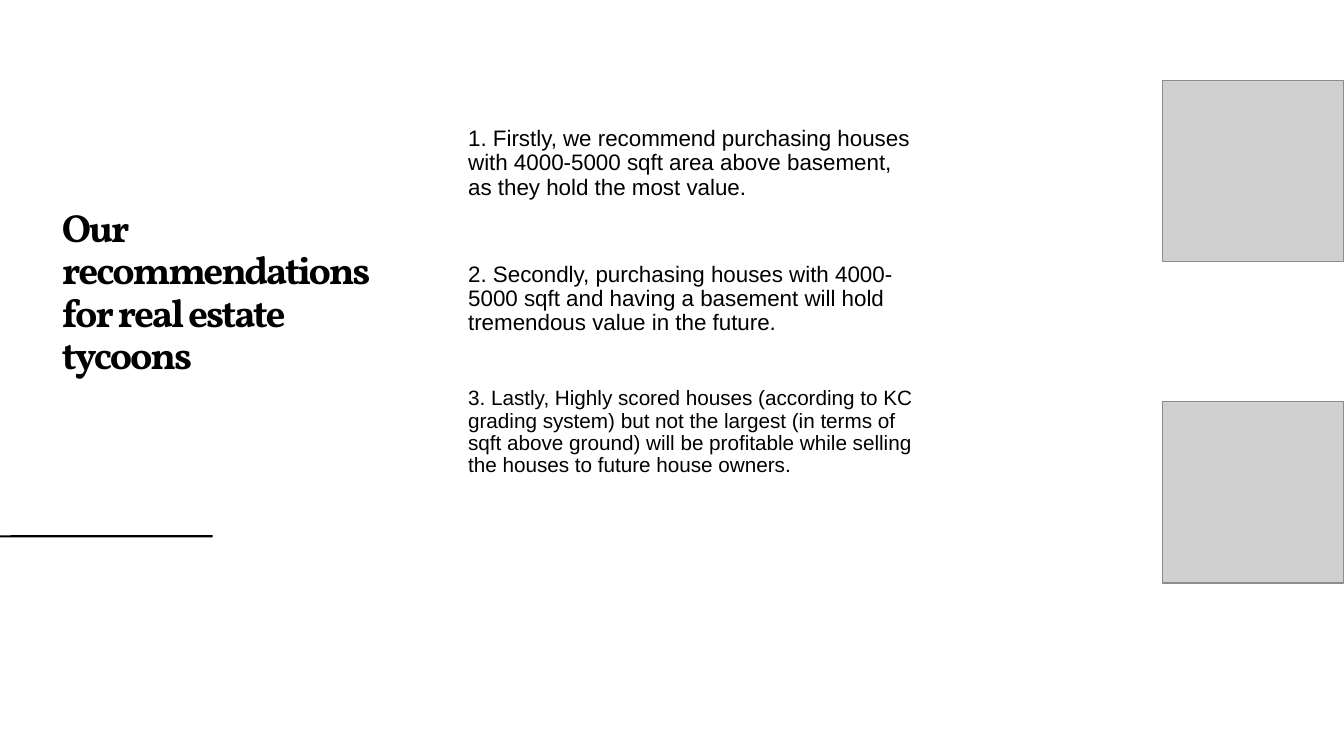
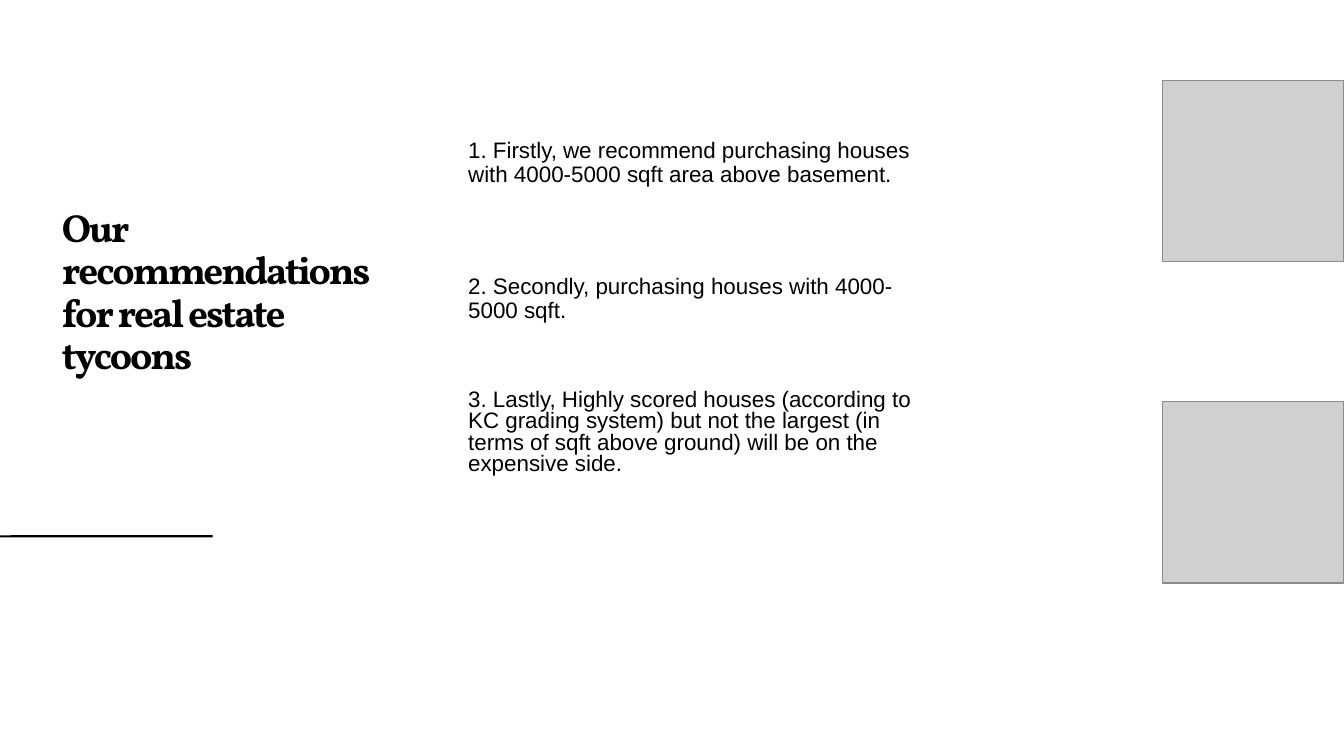
Before and after one commit to vinayakmodgil/dsc-phase-2-project, a slide deck: slide 9 of presentation.pptx. Drawn at 1344x756 pixels with LibreOffice and Linux fonts; fonts in the diff are those of the drawing; grey boxes stand for pictures. Boxes give left, top, right and bottom in pixels: in the first picture for what was removed or moved away, otherwise in the second. Text is boxed around its words. In the diff, an @@ line names an element or a change of style, - is before the commit and + after.

Commit message:
Final commit

```diff
--- a/presentation.pptx
+++ b/presentation.pptx
@@ text at (x1=468, y1=141, x2=909, y2=187): text changed @@
-1. Firstly, we recommend purchasing houses with 4000-5000 sqft area above basement, as they hold the most value.
+1. Firstly, we recommend purchasing houses with 4000-5000 sqft area above basement.
@@ text at (x1=468, y1=277, x2=892, y2=323): text changed @@
-2. Secondly, purchasing houses with 4000-5000 sqft and having a basement will hold tremendous value in the future.
+2. Secondly, purchasing houses with 4000-5000 sqft.
@@ text at (x1=468, y1=390, x2=911, y2=476): text changed; size 14.8 to 16 pt @@
-3. Lastly, Highly scored houses (according to KC grading system) but not the largest (in terms of sqft above ground) will be profitable while selling the houses to future house owners.
+3. Lastly, Highly scored houses (according to KC grading system) but not the largest (in terms of sqft above ground) will be on the expensive side.
```
Also in this commit, not shown: 4 other slides changed.
